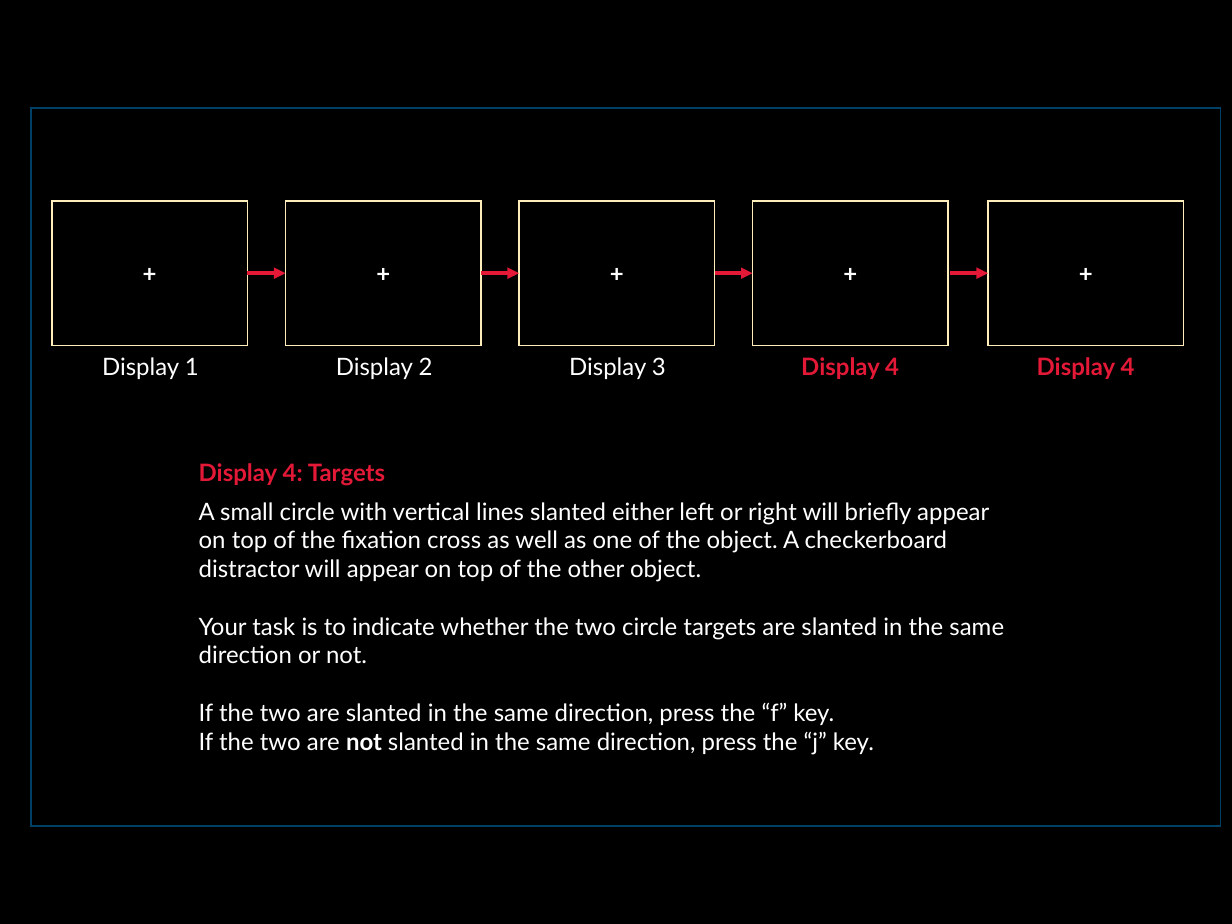
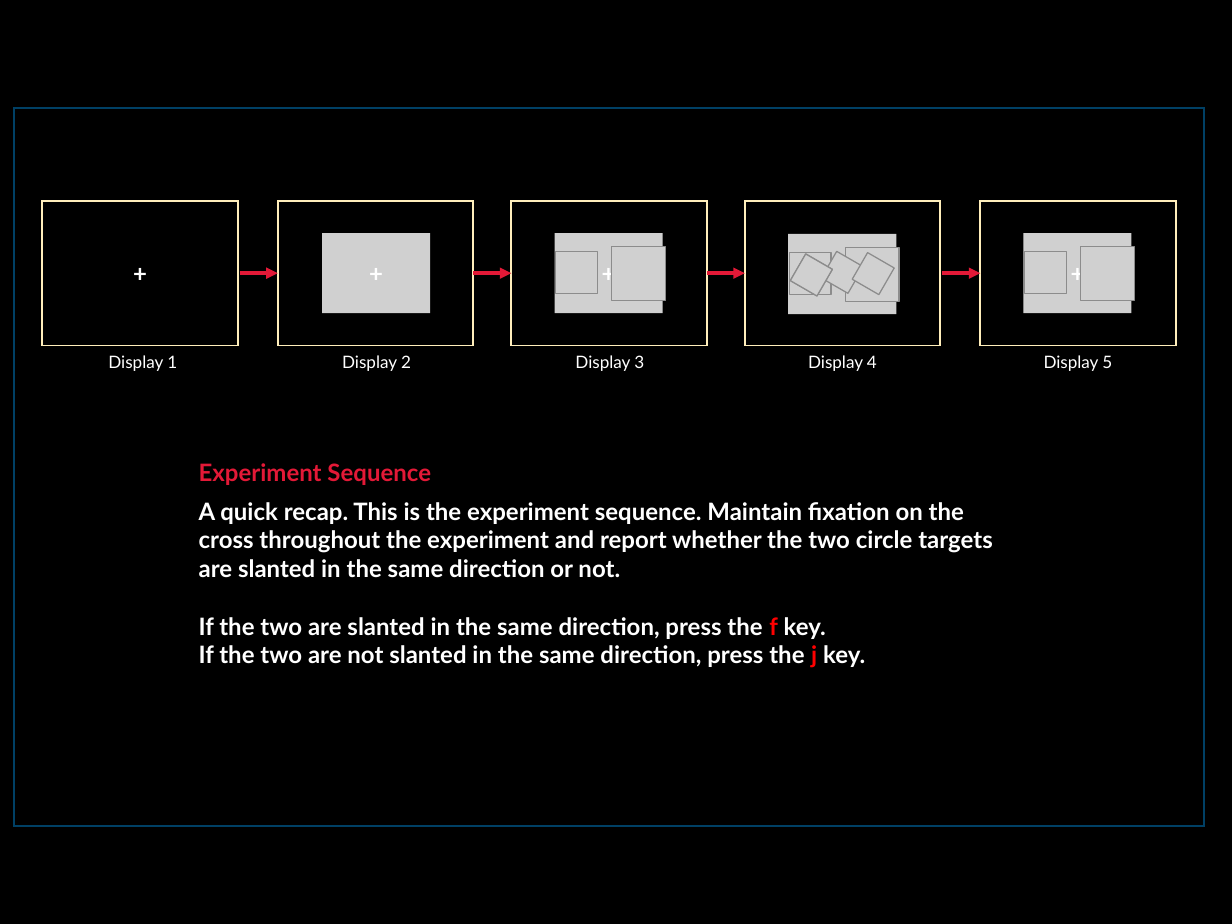
Before and after one commit to josephnah/semantic-scenes_objects_mTurk, a slide deck: slide 7 of static/instructions.pptx (slide 6 before the commit). Drawn at 1232x924 pixels with LibreOffice and Linux fonts; fonts in the diff are those of the drawing; grey boxes stand for pictures. Boxes give left, top, right and bottom in pixels: in the first picture for what was removed or moved away, otherwise in the second. Text is boxed around its words. In the diff, an @@ line names an element or a change of style, - is before the commit and + after.

```diff
--- a/static/instructions.pptx
+++ b/static/instructions.pptx
@@ rectangle: place and size @@
-rectangle at <box>31,108,1221,827</box>
+rectangle at <box>15,108,1205,827</box>
@@ rectangle at <box>15,108,1205,827</box>: fill none to #000000 @@
@@ 4 rectangles, 3 arrows: place and size @@
-4 rectangles, 3 arrows at <box>52,201,988,346</box>
+4 rectangles, 3 arrows at <box>42,201,981,346</box>
@@ rectangle "+": place and size @@
-rectangle "+" at <box>988,201,1184,346</box>
+rectangle "+" at <box>981,201,1177,346</box>
@@ group added at <box>322,233,1135,314</box>: 14 pictures @@
++
++
++
++
@@ arrow moved from (480, 274) - (519, 274) to (473, 274) - (511, 274) @@
@@ size 14 to 10 pt in 3 elements at <box>108,355,177,371</box>, <box>342,355,411,371</box>, <box>575,355,644,371</box> @@
@@ text "Display 4": place and size @@
-text "Display 4" at <box>801,357,899,379</box>
+text "Display 4" at <box>808,355,877,371</box>
@@ text "Display 4" at <box>808,355,877,371</box>: size 14 to 10 pt, text colour #E31937 to #FFFFFF, bold off @@
@@ text at <box>1044,355,1112,371</box>: text changed; size 14 to 10 pt; text colour #E31937 to #FFFFFF; bold off @@
-Display 4
+Display 5
@@ text at <box>199,463,993,669</box>: text changed; bold on @@
-Display 4: Targets
-A small circle with vertical lines slanted either left or right will briefly appear on top of the fixation cross as well as one of the object. A checkerboard distractor will appear on top of the other object.
-Your task is to indicate whether the two circle targets are slanted in the same direction or not.
-If the two are slanted in the same direction, press the “f” key.
-If the two are not slanted in the same direction, press the “j” key.
+Experiment Sequence
+A quick recap. This is the experiment sequence. Maintain fixation on the cross throughout the experiment and report whether the two circle targets are slanted in the same direction or not.
+If the two are slanted in the same direction, press the f key.
+If the two are not slanted in the same direction, press the j key.
```
Also in this commit, not shown: 3 other slides changed, 3 slides added, 8 slides removed.
